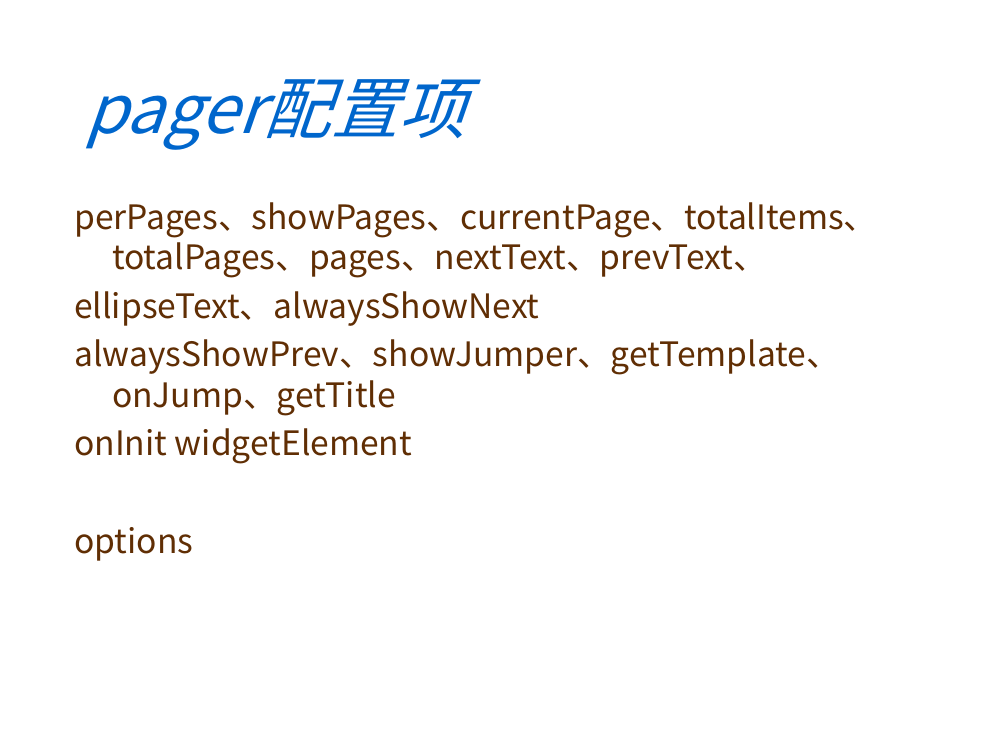
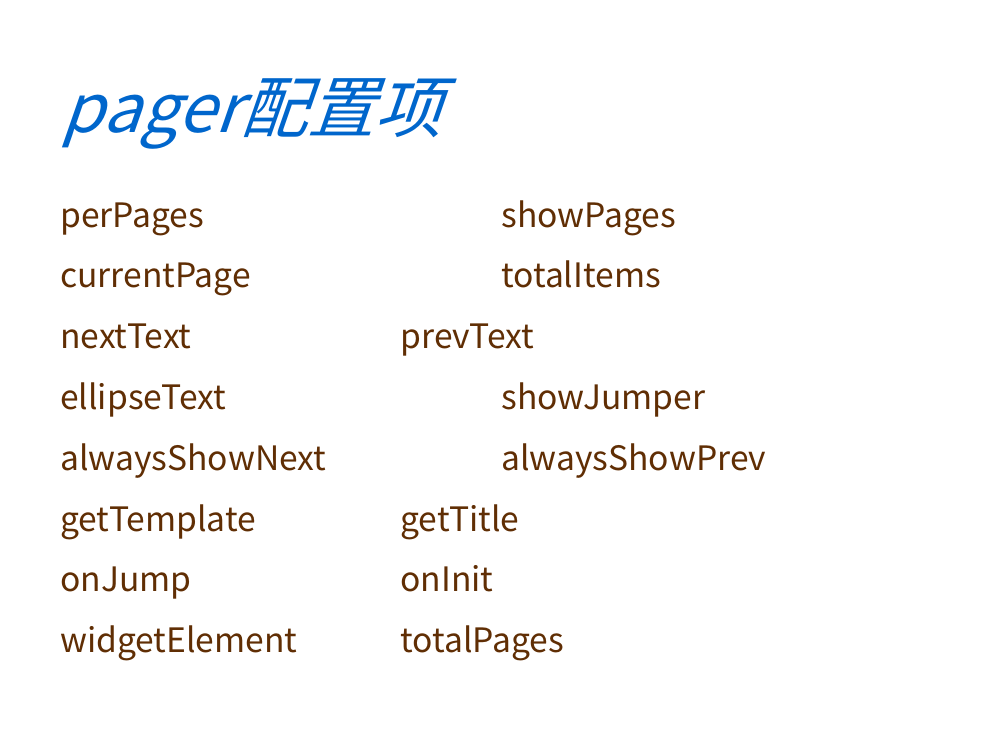
Before and after one commit to RubyLouvre/avalon.oniui, a slide deck: slide 3 of avalonUITrain/oniUI使用分享第四批.ppt. Drawn at 1008x756 pixels with LibreOffice and Linux fonts; fonts in the diff are those of the drawing; background and template pictures are left out. Boxes give left, top, right and bottom in pixels: in the first picture for what was removed or moved away, otherwise in the second. Text is boxed around its words. In the diff, an @@ line names an element or a change of style, - is before the commit and + after.

```diff
--- a/avalonUITrain/oniUI使用分享第四批.ppt
+++ b/avalonUITrain/oniUI使用分享第四批.ppt
@@ text "pager配置项": place and size @@
-text "pager配置项" at [85,79,465,150]
+text "pager配置项" at [62,78,442,149]
@@ text at [60,200,766,661]: text changed @@
-perPages、showPages、currentPage、totalItems、totalPages、pages、nextText、prevText、
-ellipseText、alwaysShowNext
-alwaysShowPrev、showJumper、getTemplate、onJump、getTitle
-onInit widgetElement
-options
+perPages showPages
+currentPage totalItems
+nextText prevText
+ellipseText showJumper
+alwaysShowNext alwaysShowPrev
+getTemplate getTitle
+onJump onInit
+widgetElement totalPages
```
Also in this commit, not shown: 2 other slides changed, 1 other file.
